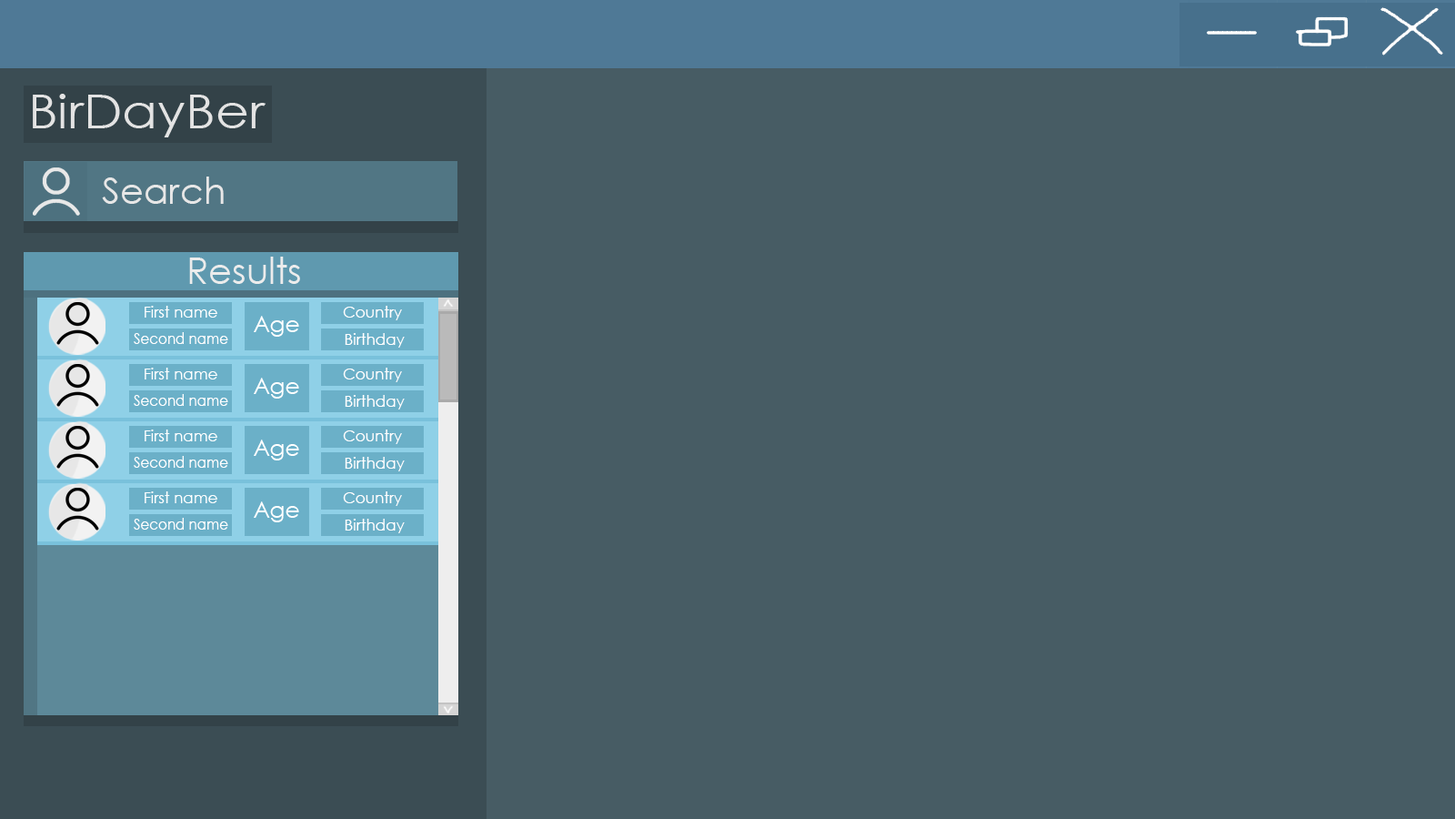
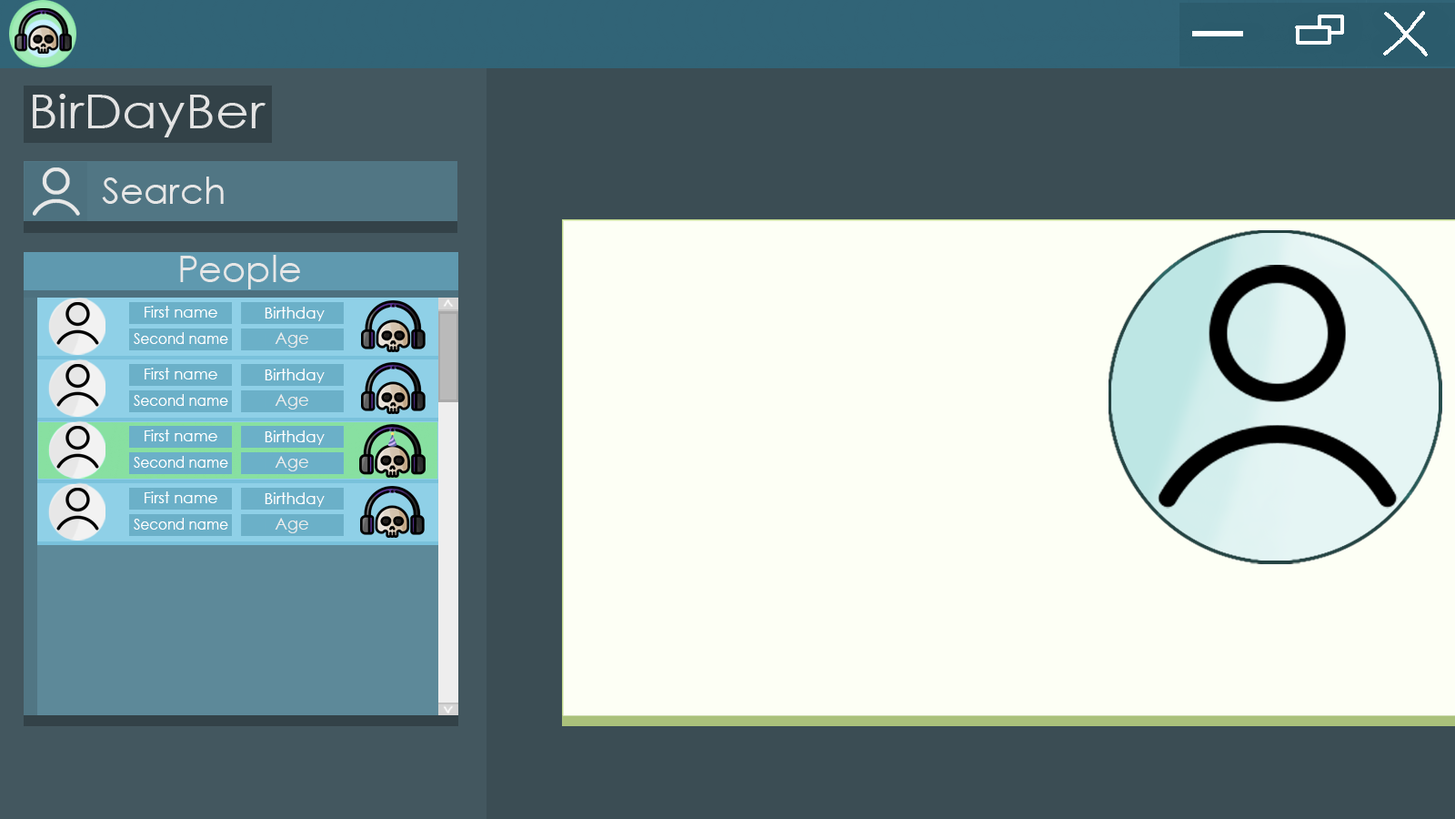
Layer changes from the first 1455px x 819px image to the second:
removed layer "Results" over [38, 254, 438, 538]
removed layer "Capa 9" over [457, 160, 459, 233]
added layer "Capa 18" above "Capa 16 copia" over [1108, 230, 1443, 564]
added layer "Capa 16 copia" above "Capa 16" over [562, 219, 1455, 726]
added layer "People" above "Capa 9 copia" over [38, 254, 438, 538]
added layer "Capa 9 copia" above "Capa 12 copia 3" over [23, 85, 458, 161]
renamed "Capa 4" to "Capa 12 copia 3", painted on it over [0, 0, 1455, 69]
added layer "Capa 10" above "Capa 5" over [0, 68, 1455, 819]
hid "Capa 5" over [0, 0, 1455, 819]
